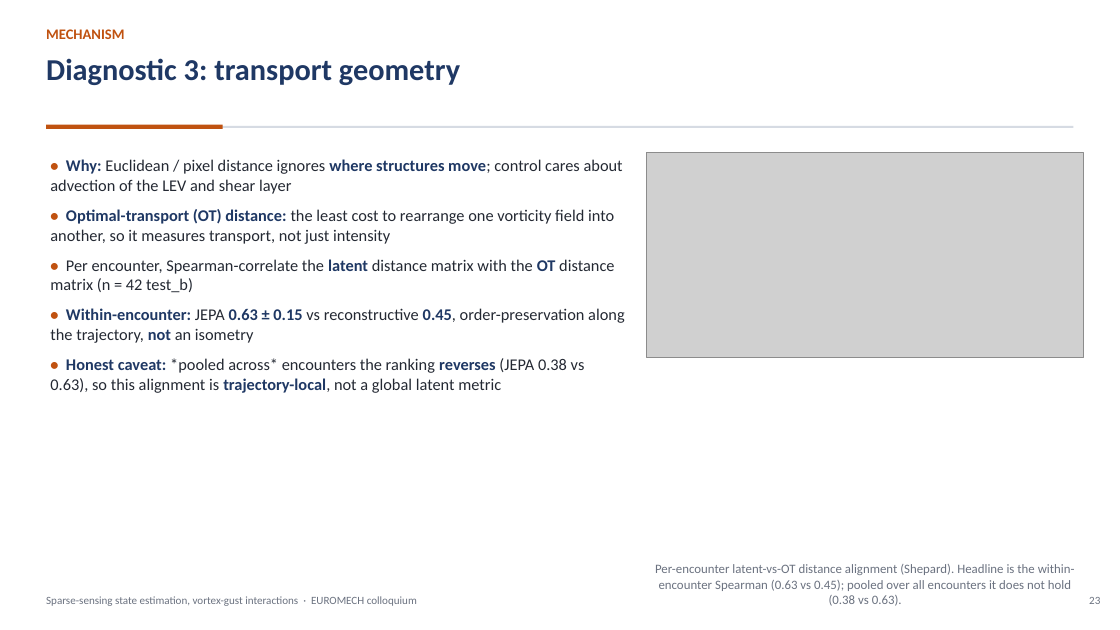
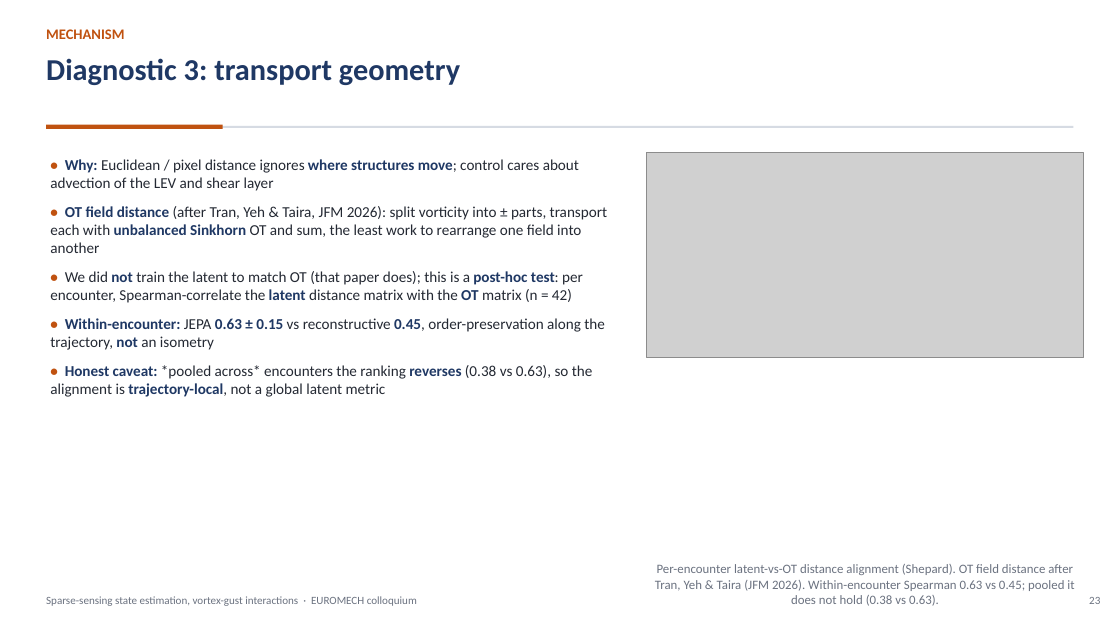
Before and after one commit to sanmi90/GUST-JEPA, a slide deck: slide 23 of paper/talk/euromech_gust_jepa.pptx. Drawn at 1120x630 pixels with LibreOffice and Linux fonts; fonts in the diff are those of the drawing; grey boxes stand for pictures. Boxes give left, top, right and bottom in pixels: in the first picture for what was removed or moved away, otherwise in the second. Text is boxed around its words. In the diff, an @@ line names an element or a change of style, - is before the commit and + after.

```diff
--- a/paper/talk/euromech_gust_jepa.pptx
+++ b/paper/talk/euromech_gust_jepa.pptx
@@ text at (50,159,605,350): size 14 to 13 pt in "• Why: Euclidean / pixel distance ignores ...", "• Within-encounter: JEPA 0.63 ± 0.15 vs ..." @@
@@ text at (50,206,607,303): text changed; size 14 to 13 pt @@
-• Optimal-transport (OT) distance: the least cost to rearrange one vorticity field into another, so it measures transport, not just intensity
-• Per encounter, Spearman-correlate the latent distance matrix with the OT distance matrix (n = 42 test_b)
+• OT field distance (after Tran, Yeh & Taira, JFM 2026): split vorticity into ± parts, transport each with unbalanced Sinkhorn OT and sum, the least work to rearrange one field into another
+• We did not train the latent to match OT (that paper does); this is a post-hoc test: per encounter, Spearman-correlate the latent distance matrix with the OT matrix (n = 42)
@@ text at (50,365,593,397): text changed; size 14 to 13 pt @@
-• Honest caveat: *pooled across* encounters the ranking reverses (JEPA 0.38 vs 0.63), so this alignment is trajectory-local, not a global latent metric
+• Honest caveat: *pooled across* encounters the ranking reverses (0.38 vs 0.63), so the alignment is trajectory-local, not a global latent metric
@@ text at (655,564,1074,606): text changed @@
-Per-encounter latent-vs-OT distance alignment (Shepard). Headline is the within-encounter Spearman (0.63 vs 0.45); pooled over all encounters it does not hold (0.38 vs 0.63).
+Per-encounter latent-vs-OT distance alignment (Shepard). OT field distance after Tran, Yeh & Taira (JFM 2026). Within-encounter Spearman 0.63 vs 0.45; pooled it does not hold (0.38 vs 0.63).
```
Also in this commit, not shown: 3 other files.
